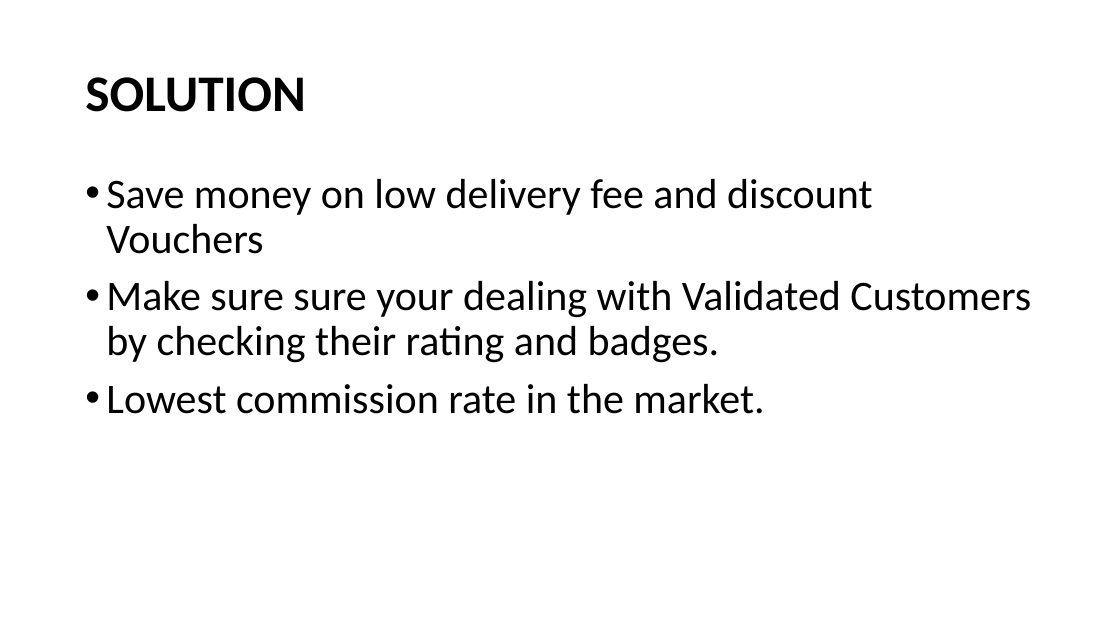
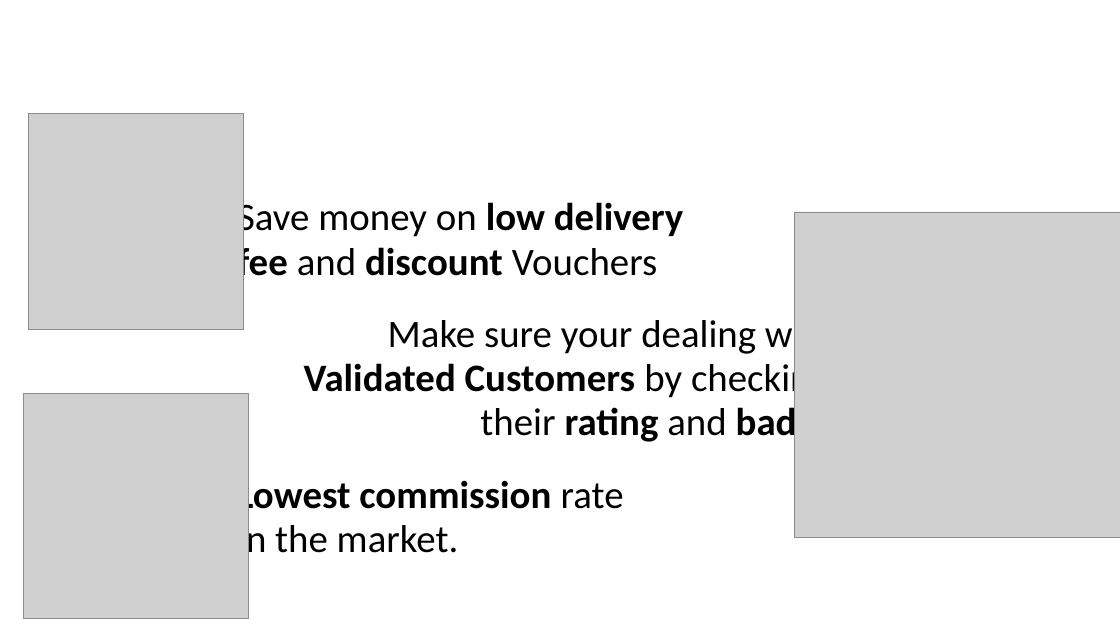
Before and after one commit to Pasabuy-App/Xamarin-App, a slide deck: slide 3 of docs/Project-Investor-Pitch.pptx. Drawn at 1120x630 pixels with LibreOffice and Linux fonts; fonts in the diff are those of the drawing; grey boxes stand for pictures; background and template pictures are left out. Boxes give left, top, right and bottom in pixels: in the first picture for what was removed or moved away, otherwise in the second. Text is boxed around its words. In the diff, an @@ line names an element or a change of style, - is before the commit and + after.

Commit message:
Updated project pitch presentation power point and make a custom background.

```diff
--- a/docs/Project-Investor-Pitch.pptx
+++ b/docs/Project-Investor-Pitch.pptx
@@ title "SOLUTION" at (x1=77, y1=34, x2=1044, y2=155): text colour #000000 to #FFFFFF; alignment left to centre @@
@@ picture added at (x1=29, y1=114, x2=244, y2=329) @@
@@ text at (x1=237, y1=198, x2=860, y2=561): text changed; size 36 to 33.3 pt @@
-• Save money on low delivery fee and discount Vouchers
-• Make sure sure your dealing with Validated Customers by checking their rating and badges.
-• Lowest commission rate in the market.
+Save money on low delivery
+fee and discount Vouchers
+Make sure your dealing with
+Validated Customers by checking
+their rating and badges.
+Lowest commission rate
+in the market.
@@ picture added at (x1=795, y1=212, x2=1120, y2=537) @@
@@ picture added at (x1=24, y1=393, x2=249, y2=618) @@
```
Also in this commit, not shown: 13 other slides changed, 1 slide added, 1 other file.
